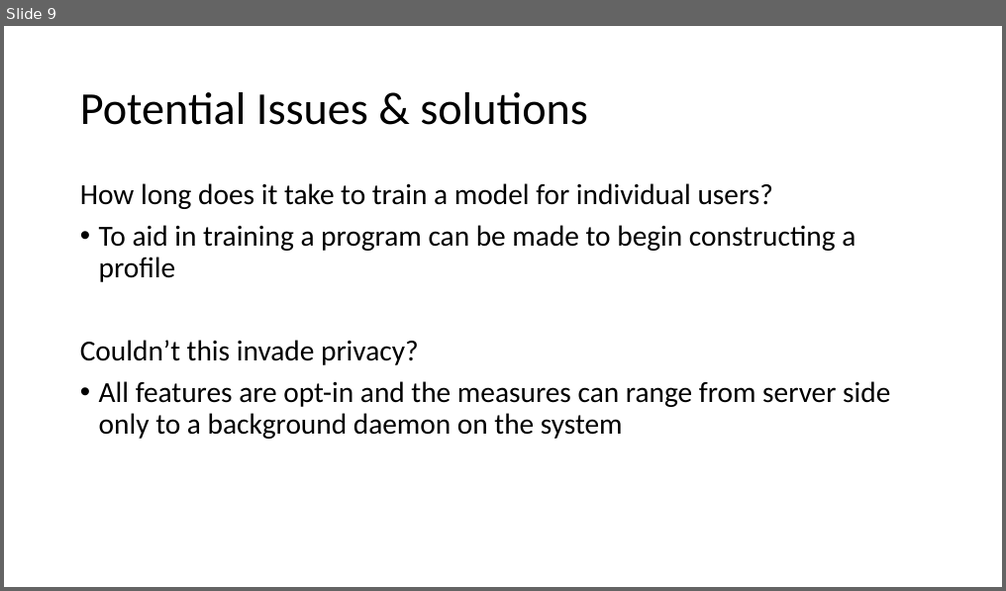
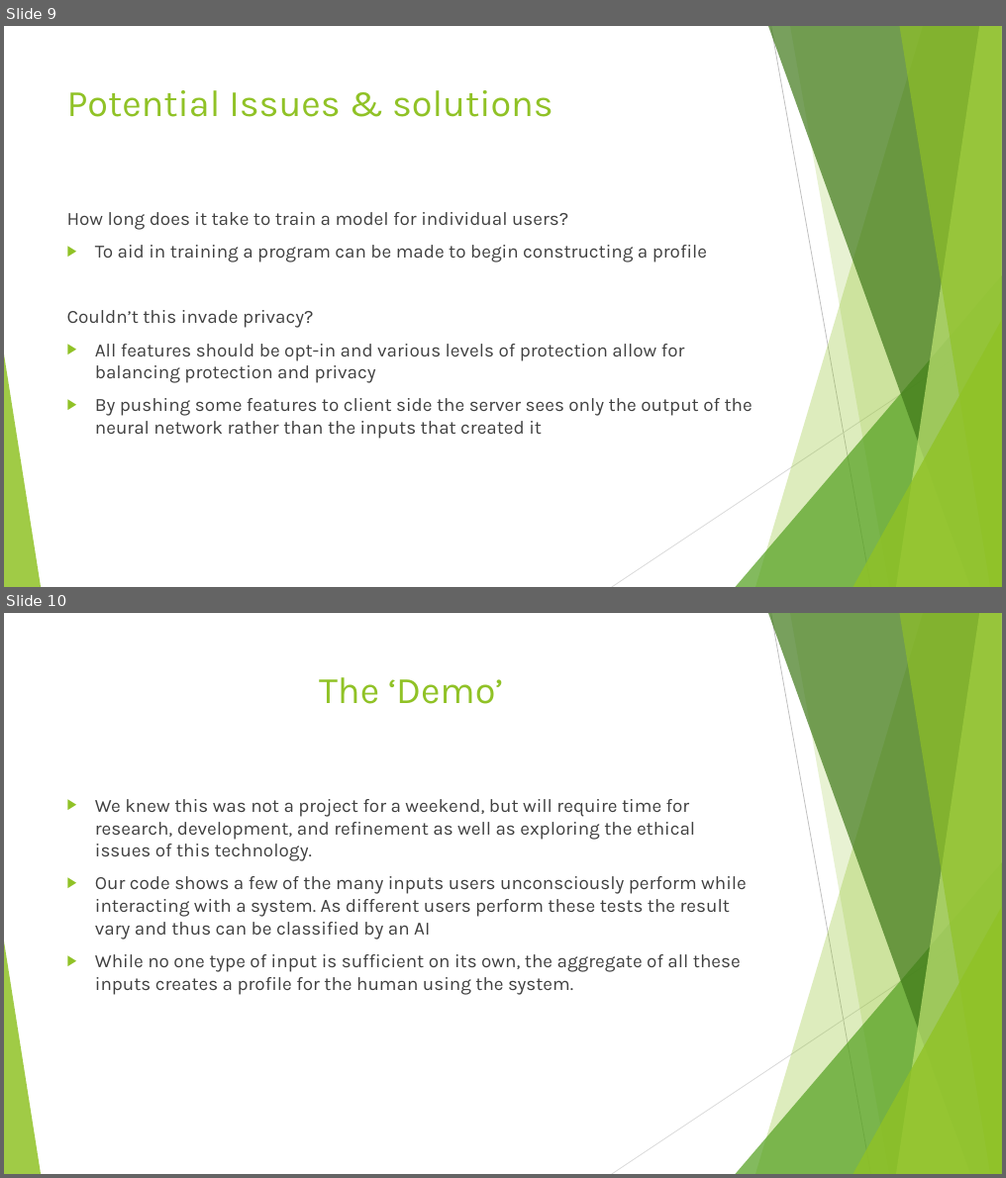
Before and after one commit to EmanSza/2023-hackathon-centennialhacks, a slide deck: notes/Human Hueristics.pptx. Shown one above the other, each under a label of ours: slide 9 before the commit, slides 9 and 10 after it. The pictures are 1006x591 and 1006x1178 pixels, drawn with LibreOffice and Linux fonts; fonts in the diff are those of the drawing. Boxes give left, top, right and bottom in pixels: in the first picture for what was removed or moved away, otherwise in the second. Text is boxed around its words. In the diff, an @@ line names an element or a change of style, - is before the commit and + after.

```diff
--- a/notes/Human Hueristics.pptx
+++ b/notes/Human Hueristics.pptx
@@ slide 10 added at bbox=[4, 613, 1002, 1174], background #FFFFFF; not listed: 10 template elements that a slide beside it also shows @@
@@ title added at bbox=[319, 677, 503, 704], 36 pt, text #90C226 @@
+The ‘Demo’
@@ text added at bbox=[95, 799, 746, 995], 18 pt, text #404040 @@
+▶ We knew this was not a project for a weekend, but will require time for research, development, and refinement as well as exploring the ethical issues of this technology.
+▶ Our code shows a few of the many inputs users unconsciously perform while interacting with a system. As different users perform these tests the result vary and thus can be classified by an AI
+▶ While no one type of input is sufficient on its own, the aggregate of all these inputs creates a profile for the human using the system.
@@ slide 9 changed as well @@
@@ title "Potential Issues & solutions": place and size @@
-title "Potential Issues & solutions" at bbox=[80, 92, 588, 125]
+title "Potential Issues & solutions" at bbox=[67, 90, 553, 117]
@@ title "Potential Issues & solutions" at bbox=[67, 90, 553, 117]: size 44 to 36 pt, font Calibri to Karla, text colour #000000 to #90C226; line spacing 0.9 to 1; vertical alignment middle to top @@
@@ text "How long does it take ...": place and size @@
-text "How long does it take ..." at bbox=[80, 183, 890, 439]
+text "How long does it take ..." at bbox=[67, 212, 752, 439]
@@ text at bbox=[67, 212, 707, 328]: size 28 to 18 pt, font Calibri to Karla, text colour #000000 to #404040 in "How long does it take to train ...", "To aid in training a program can ...", "Couldn’t this invade privacy?"; line spacing 0.9 to 1; bullet • to ▶ @@
@@ text at bbox=[95, 344, 752, 439]: text changed; size 28 to 18 pt; font Calibri to Karla; text colour #000000 to #404040 @@
-• All features are opt-in and the measures can range from server side only to a background daemon on the system
+▶ All features should be opt-in and various levels of protection allow for balancing protection and privacy
+▶ By pushing some features to client side the server sees only the output of the neural network rather than the inputs that created it
@@ group added at bbox=[4, 26, 1002, 587]: 5 freeform shapes, 3 triangles, 2 lines @@
```
Also in this commit, not shown: 8 other slides changed.
